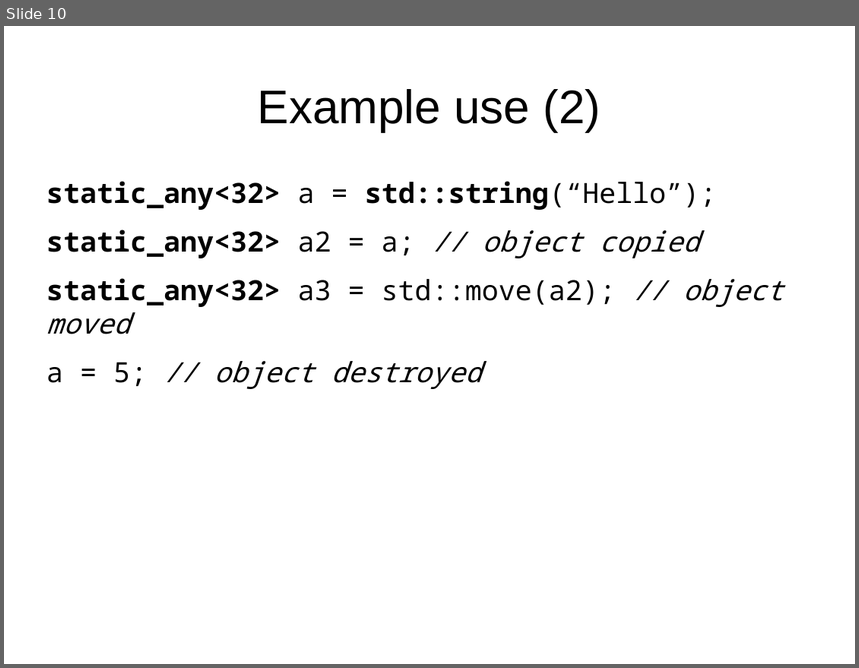
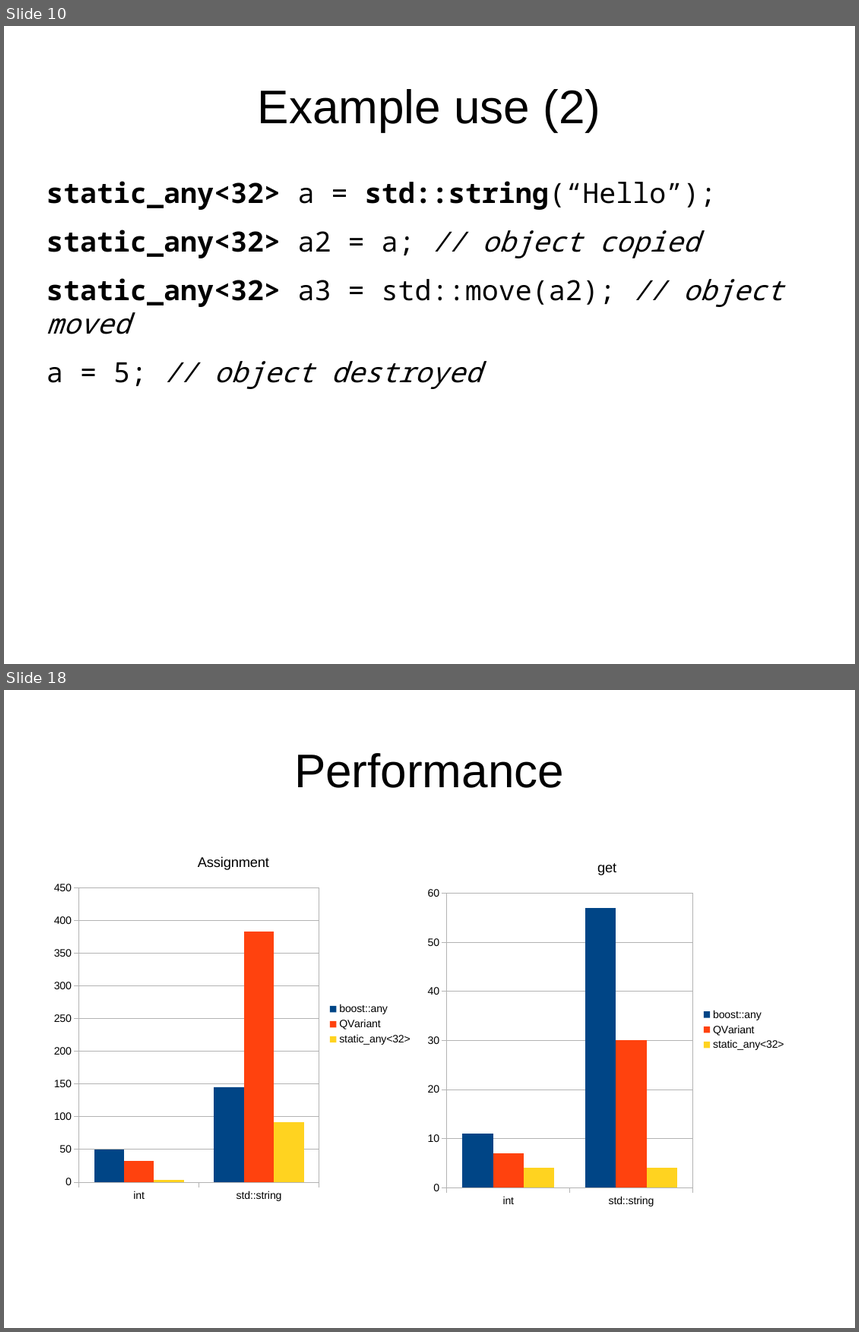
Before and after one commit to david-grs/static_any, a slide deck: static_any-lightning.odp. Shown one above the other, each under a label of ours: slide 10 before the commit, slides 10 and 18 after it; the slides between them are not shown. The pictures are 859x668 and 859x1332 pixels, drawn with LibreOffice and Linux fonts; fonts in the diff are those of the drawing. Boxes give left, top, right and bottom in pixels: in the first picture for what was removed or moved away, otherwise in the second. Text is boxed around its words. In the diff, an @@ line names an element or a change of style, - is before the commit and + after.

```diff
--- a/static_any-lightning.odp
+++ b/static_any-lightning.odp
@@ slide 18 added at (4,690,855,1328), background #FFFFFF @@
@@ title added at (294,753,564,788), 44 pt, text #000000 @@
+Performance
@@ column chart added at (47,839,420,1209) @@
+title "Assignment"
+categories: int, std::string
+boost::any: 50, 140
+QVariant: 30, 380
+static_any<32>: 0, 90
@@ column chart added at (420,845,794,1215) @@
+title "get"
+categories: int, std::string
+boost::any: 11, 57
+QVariant: 7, 30
+static_any<32>: 4, 4
```
Also in this commit, not shown: 1 slide changed, 7 other slides added.
